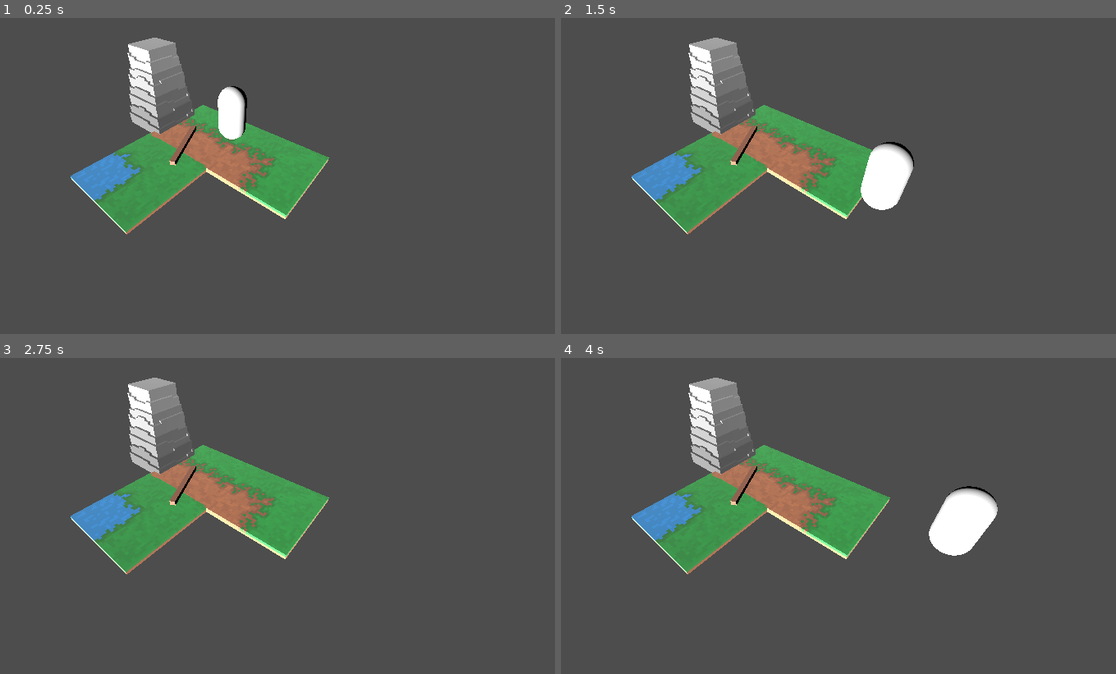
Above: before the commit, frames 1-4 (two rows, left to right).
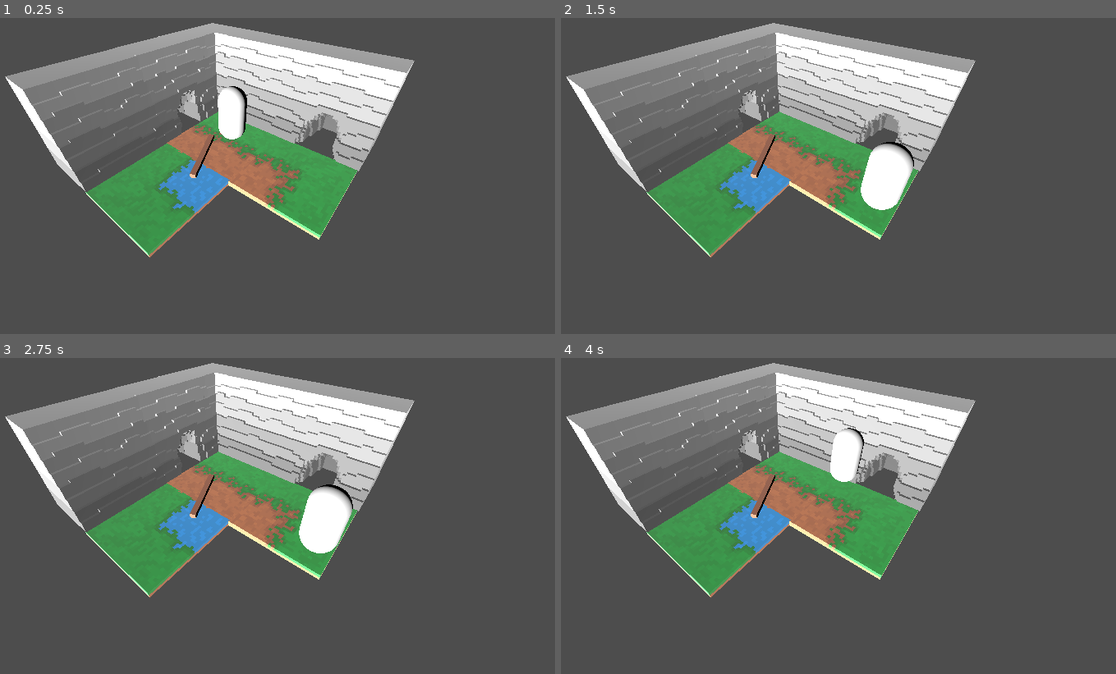
Above: after the commit, the same moments.

Repository: Flaxen/KGS-GJ-01
Game: Godot game, scene res://scenes/alex_map.tscn
Two runs of this game, one before a commit and one after it. Both use one fixed random seed, a clock stepped at 60 frames per second and the inputs below.
Inputs:
- Up to frame 1 (0.25 s): no input
- Up to frame 2 (1.5 s): tap Enter (ui_accept) at 0.5, 0.77 s; hold Right (ui_right) 0.53-1.28 s; hold Down (ui_down) from 1.28 s (still down)
- Up to frame 3 (2.75 s): tap Enter (ui_accept) at 1.52 s; release Down (ui_down) at 2.03 s; hold Right (ui_right) from 2.03 s (still down)
- Up to frame 4 (4 s): release Right (ui_right) at 2.78 s; hold Up (ui_up) 2.78-3.53 s; tap Enter (ui_accept) at 3.02, 3.77 s; hold Left (ui_left) from 3.53 s (still down)

The runs differ from the first frame. In frame 1, 24% of the frame differs, in the area x 0-75%, y 1-76%; in frame 2, 23%; in frame 3, 25%; in frame 4, 26%, in the area x 0-79%, y 1-76%.

Commit message:
mapblock physics

Diff:
--- a/project.godot
+++ b/project.godot
@@ -14,3 +14,7 @@
 run/main_scene="uid://cwrmtmviupasq"
 config/features=PackedStringArray("4.4", "Forward Plus")
 config/icon="res://icon.svg"
+
+[rendering]
+
+textures/canvas_textures/default_texture_filter=0
--- a/scenes/alex_map.tscn
+++ b/scenes/alex_map.tscn
@@ -1,38 +1,9 @@
-[gd_scene load_steps=8 format=3 uid="uid://cwrmtmviupasq"]
+[gd_scene load_steps=3 format=3 uid="uid://cwrmtmviupasq"]
 
-[ext_resource type="PackedScene" uid="uid://c60b3sbm5qpft" path="res://assets/ForestDirt/forest-dirt-edgy-edge-inner-1.gltf" id="1_4cdfr"]
-[ext_resource type="PackedScene" uid="uid://b2iiritttvshn" path="res://assets/ForestDirt/forest-dirt-side-2.gltf" id="2_1rrwx"]
-[ext_resource type="PackedScene" uid="uid://biniwobuu0ub6" path="res://assets/ForestWater/forest-water-edgy-edge-inner-1.gltf" id="3_me3h7"]
-[ext_resource type="PackedScene" uid="uid://dxviiy01cm4cf" path="res://assets/Wood/wood-2.gltf" id="4_50kkg"]
-[ext_resource type="PackedScene" uid="uid://bggsuutrv7ecv" path="res://assets/Mountains/mountain-edge-outer-4.gltf" id="5_5i5s7"]
+[ext_resource type="PackedScene" uid="uid://b7ye1opacvy2e" path="res://scenes/mapblock1.tscn" id="2_1en6r"]
 [ext_resource type="PackedScene" uid="uid://c70e4c6o1bkdi" path="res://scenes/character_temp.tscn" id="6_1rrwx"]
 
-[sub_resource type="BoxShape3D" id="BoxShape3D_1rrwx"]
-size = Vector3(20, 1, 20)
-
 [node name="alex_map" type="Node3D"]
-
-[node name="terrain" type="Node3D" parent="."]
-
-[node name="forest-dirt-edgy-edge-inner-1" parent="terrain" instance=ExtResource("1_4cdfr")]
-transform = Transform3D(1, 0, 0, 0, 1, 0, 0, 0, 1, -0.175329, 0, -0.333943)
-
-[node name="forest-dirt-side-2" parent="terrain" instance=ExtResource("2_1rrwx")]
-transform = Transform3D(1, 0, 0, 0, 1, 0, 0, 0, 1, -3.23309, 0, -0.334961)
-
-[node name="forest-water-edgy-edge-inner-1" parent="terrain" instance=ExtResource("3_me3h7")]
-transform = Transform3D(1, 0, 0, 0, 1, 0, 0, 0, 1, -3.25989, 0, 2.80483)
-
-[node name="wood-2" parent="terrain" instance=ExtResource("4_50kkg")]
-transform = Transform3D(0.445385, 0, -0.895339, 0, 1, 0, 0.895339, 0, 0.445385, -3.18019, 0.26227, 0.818516)
-
-[node name="mountain-edge-outer-4" parent="terrain" instance=ExtResource("5_5i5s7")]
-transform = Transform3D(-0.00514867, 0, 0.999987, 0, 1, 0, -0.999987, 0, -0.00514867, -4.87771, 0, 0.602015)
-
-[node name="StaticBody3D" type="StaticBody3D" parent="terrain"]
-
-[node name="CollisionShape3D" type="CollisionShape3D" parent="terrain/StaticBody3D"]
-shape = SubResource("BoxShape3D_1rrwx")
 
 [node name="character_temp" parent="." instance=ExtResource("6_1rrwx")]
 transform = Transform3D(1, 0, 0, 0, 1, 0, 0, 0, 1, -1.83467, 1.49317, -0.393256)
@@ -48,3 +19,6 @@
 light_angular_distance = 27.27
 light_specular = 3.909
 sky_mode = 1
+
+[node name="mapblock1" parent="." instance=ExtResource("2_1en6r")]
+transform = Transform3D(1, 0, 0, 0, 1, 0, 0, 0, 1, 1, 0, 0)
--- /dev/null
+++ b/scenes/mapblock1.tscn
@@ -0,0 +1,81 @@
+[gd_scene load_steps=9 format=3 uid="uid://b7ye1opacvy2e"]
+
+[ext_resource type="PackedScene" uid="uid://c60b3sbm5qpft" path="res://assets/ForestDirt/forest-dirt-edgy-edge-inner-1.gltf" id="1_2ytro"]
+[ext_resource type="PackedScene" uid="uid://b2iiritttvshn" path="res://assets/ForestDirt/forest-dirt-side-2.gltf" id="2_yoo0r"]
+[ext_resource type="PackedScene" uid="uid://biniwobuu0ub6" path="res://assets/ForestWater/forest-water-edgy-edge-inner-1.gltf" id="3_yvrvy"]
+[ext_resource type="PackedScene" uid="uid://dxviiy01cm4cf" path="res://assets/Wood/wood-2.gltf" id="4_856gw"]
+[ext_resource type="PackedScene" uid="uid://cqffbfsdgr713" path="res://assets/Mountains/mountain-cave.gltf" id="5_yvrvy"]
+[ext_resource type="PackedScene" uid="uid://cw3kfy1y53sls" path="res://assets/Mountains/mountain-side-1.gltf" id="6_856gw"]
+[ext_resource type="PackedScene" uid="uid://bypucw5wsiqrn" path="res://assets/Mountains/mountain-edge-inner-1.gltf" id="7_ej7fh"]
+
+[sub_resource type="BoxShape3D" id="BoxShape3D_ckmnm"]
+size = Vector3(6.29887, 1, 7.35092)
+
+[node name="mapblock1" type="Node3D"]
+
+[node name="terrain" type="Node3D" parent="."]
+
+[node name="forest-dirt-edgy-edge-inner-1" parent="terrain" instance=ExtResource("1_2ytro")]
+transform = Transform3D(1, 0, 0, 0, 1, 0, 0, 0, 1, -0.175329, 0, -0.333943)
+
+[node name="forest-dirt-side-2" parent="terrain" instance=ExtResource("2_yoo0r")]
+transform = Transform3D(1, 0, 0, 0, 1, 0, 0, 0, 1, -3.23309, 0, -0.334961)
+
+[node name="forest-water-edgy-edge-inner-1" parent="terrain" instance=ExtResource("3_yvrvy")]
+transform = Transform3D(-1, 0, -8.74228e-08, 0, 1, 0, 8.74228e-08, 0, -1, -3.25989, 0, 2.80483)
+
+[node name="wood-2" parent="terrain" instance=ExtResource("4_856gw")]
+transform = Transform3D(0.445385, 0, -0.895339, 0, 1, 0, 0.895339, 0, 0.445385, -3.18019, 0.26227, 0.818516)
+
+[node name="mountain-cave" parent="terrain" instance=ExtResource("5_yvrvy")]
+transform = Transform3D(-0.00404917, 0, 0.999992, 0, 1, 0, -0.999992, 0, -0.00404917, -5.21438, 0.181374, -0.383201)
+
+[node name="mountain-cave2" parent="terrain" instance=ExtResource("5_yvrvy")]
+transform = Transform3D(0.999996, 0, -0.00280993, 0, 1, 0, 0.00280993, 0, 0.999996, -0.129281, 0.181374, -2.28536)
+
+[node name="mountain-side-1" parent="terrain" instance=ExtResource("6_856gw")]
+transform = Transform3D(-0.00886612, 0, 0.999961, 0, 1, 0, -0.999961, 0, -0.00886612, -5.16589, 0.178259, 2.81045)
+
+[node name="mountain-side-2" parent="terrain" instance=ExtResource("6_856gw")]
+transform = Transform3D(0.999984, 0, 0.00572465, 0, 1, 0, -0.00572465, 0, 0.999984, -3.24781, 0.178259, -2.29854)
+
+[node name="mountain-edge-inner-1" parent="terrain" instance=ExtResource("7_ej7fh")]
+transform = Transform3D(0.000331597, 0, 1, 0, 1, 0, -1, 0, 0.000331597, -5.31971, 0.162669, -2.39183)
+
+[node name="StaticBody3D" type="StaticBody3D" parent="."]
+
+[node name="CollisionShape3D" type="CollisionShape3D" parent="StaticBody3D"]
+transform = Transform3D(1, 0, 0, 0, 1, 0, 0, 0, 1, -1.71023, 0, 0.705276)
+shape = SubResource("BoxShape3D_ckmnm")
+
+[node name="CollisionShape3D2" type="CollisionShape3D" parent="StaticBody3D"]
+transform = Transform3D(1.91069e-15, 4.37114e-08, 1, 1, -4.37114e-08, 0, 4.37114e-08, 1, -4.37114e-08, -4.58673, 1.7634, -2.43736)
+shape = SubResource("BoxShape3D_ckmnm")
+
+[node name="CollisionShape3D3" type="CollisionShape3D" parent="StaticBody3D"]
+transform = Transform3D(1.91069e-15, 4.37114e-08, 1, 1, -4.37114e-08, 0, 4.37114e-08, 1, -4.37114e-08, 4.2963, 1.74824, -2.43736)
+shape = SubResource("BoxShape3D_ckmnm")
+
+[node name="CollisionShape3D4" type="CollisionShape3D" parent="StaticBody3D"]
+transform = Transform3D(1.91069e-15, 4.37114e-08, 1, 1, -4.37114e-08, 0, 4.37114e-08, 1, -4.37114e-08, 2.05885, 1.74824, 1.71829)
+shape = SubResource("BoxShape3D_ckmnm")
+
+[node name="CollisionShape3D5" type="CollisionShape3D" parent="StaticBody3D"]
+transform = Transform3D(1.91069e-15, 4.37114e-08, 1, 1, -4.37114e-08, 0, 4.37114e-08, 1, -4.37114e-08, -2.57937, 1.7769, 4.89951)
+shape = SubResource("BoxShape3D_ckmnm")
+
+[node name="CollisionShape3D6" type="CollisionShape3D" parent="StaticBody3D"]
+transform = Transform3D(-4.37114e-08, -1, -1.74846e-07, 1, -4.37114e-08, 0, -7.64274e-15, -1.74846e-07, 1, -5.24472, 1.7769, 3.99108)
+shape = SubResource("BoxShape3D_ckmnm")
+
+[node name="CollisionShape3D7" type="CollisionShape3D" parent="StaticBody3D"]
+transform = Transform3D(-4.37114e-08, -1, -1.74846e-07, 1, -4.37114e-08, 0, -7.64274e-15, -1.74846e-07, 1, -5.24472, 1.7769, -4.8418)
+shape = SubResource("BoxShape3D_ckmnm")
+
+[node name="CollisionShape3D8" type="CollisionShape3D" parent="StaticBody3D"]
+transform = Transform3D(-4.37114e-08, -1, -1.74846e-07, 1, -4.37114e-08, 0, -7.64274e-15, -1.74846e-07, 1, -1.11773, 1.80556, 4.93885)
+shape = SubResource("BoxShape3D_ckmnm")
+
+[node name="CollisionShape3D9" type="CollisionShape3D" parent="StaticBody3D"]
+transform = Transform3D(-4.37114e-08, -1, -1.74846e-07, 1, -4.37114e-08, 0, -7.64274e-15, -1.74846e-07, 1, 1.94885, 1.80556, -0.660465)
+shape = SubResource("BoxShape3D_ckmnm")
